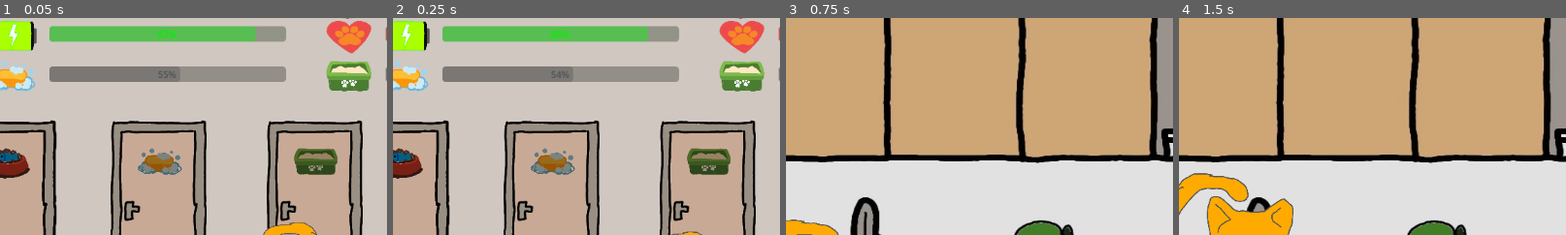
Above: before the commit, frames 1-4 (left to right).
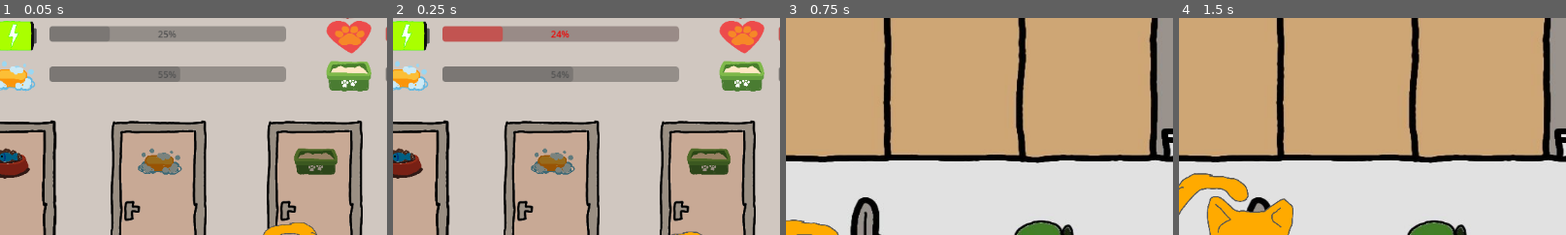
Above: after the commit, the same moments.

Repository: HipolitoThe3rd/Cat-Game
Game: Godot game, scene res://scenes/hub.tscn
Same seed, same stepped clock (60 frames per second), same inputs: the game is played once before the commit and once after it.
Inputs (mouse positions are % of the whole screen's width and height, from its top left):
- Up to frame 1 (0.05 s): no input
- Up to frame 2 (0.25 s): no input
- Up to frame 3 (0.75 s): click (10, 56) at 0.5 s
- Up to frame 4 (1.5 s): click (72, 65) at 1.25 s
The pictures show only the part of the screen within x 9-59%, y 13-63%; the shares and areas given below are measured in that part.

The runs differ from the first frame. In frame 1, 4.0% of the frame differs, in the area x 12-67%, y 3-12%; in frame 2, 4.0%; in frame 3, nothing differs; in frame 4, nothing differs.

Commit message:
bedtime activity finished

Diff:
--- a/scenes/bedroom.tscn
+++ b/scenes/bedroom.tscn
@@ -8,14 +8,12 @@
 [ext_resource type="Texture2D" uid="uid://c8n2rqd4shrwl" path="res://sprites/ui/standby.jpg" id="5_ns14s"]
 [ext_resource type="Texture2D" uid="uid://dvnrsybl5coty" path="res://sprites/cat_sleep_0.png" id="8_0wemr"]
 [ext_resource type="Script" uid="uid://cjecqjhdoduis" path="res://scripts/cat_bed.gd" id="10_wlwc7"]
+[ext_resource type="Texture2D" uid="uid://b8easxaj21soe" path="res://sprites/Cat_awoken.png" id="11_wlwc7"]
 [ext_resource type="Texture2D" uid="uid://ddv27frolbmg0" path="res://sprites/cat_sit_0.png" id="13_15if8"]
 [ext_resource type="Texture2D" uid="uid://6to1vlsubjjd" path="res://sprites/cat_sit_1_3.png" id="14_u3yip"]
 [ext_resource type="Texture2D" uid="uid://5wm387iif02c" path="res://sprites/cat_sit_2.png" id="15_pnsqg"]
-[ext_resource type="Texture2D" uid="uid://dfcposf80ql13" path="res://sprites/Cat_bath_move_0.png" id="16_3lri6"]
 [ext_resource type="Texture2D" uid="uid://cmhkury6urlbg" path="res://sprites/cat_sleep_1.png" id="16_u8wxw"]
-[ext_resource type="Texture2D" uid="uid://di4oycah3x3mn" path="res://sprites/Cat_bath_move_1.png" id="17_7uc5s"]
 [ext_resource type="Texture2D" uid="uid://cglsudmappw3w" path="res://sprites/cat_sleep_2.png" id="17_ls8op"]
-[ext_resource type="Texture2D" uid="uid://r3ne6bpbdtbw" path="res://sprites/cat_clothespin.png" id="18_3eg4m"]
 [ext_resource type="AudioStream" uid="uid://nessqm2ljwv2" path="res://sfx/meow_angry.wav" id="19_boshx"]
 [ext_resource type="AudioStream" uid="uid://dt067tneqp13v" path="res://sfx/meow_happy.mp3" id="20_iuwyb"]
 [ext_resource type="Texture2D" uid="uid://cpf0xt4tjp8vg" path="res://sprites/ui/IconBack.png" id="22_wltlc"]
@@ -36,7 +34,7 @@
 "times": PackedFloat32Array(0),
 "transitions": PackedFloat32Array(1),
 "update": 0,
-"values": [Vector2(0, 0)]
+"values": [Vector2(0, -200)]
 }
 tracks/1/type = "value"
 tracks/1/imported = false
@@ -51,23 +49,6 @@
 "values": [ExtResource("13_15if8"), ExtResource("14_u3yip"), ExtResource("15_pnsqg"), ExtResource("14_u3yip"), ExtResource("13_15if8")]
 }
 
-[sub_resource type="Animation" id="Animation_v7xm0"]
-resource_name = "move"
-length = 0.5
-loop_mode = 1
-tracks/0/type = "value"
-tracks/0/imported = false
-tracks/0/enabled = true
-tracks/0/path = NodePath(".:texture")
-tracks/0/interp = 1
-tracks/0/loop_wrap = true
-tracks/0/keys = {
-"times": PackedFloat32Array(0, 0.25),
-"transitions": PackedFloat32Array(1, 1),
-"update": 1,
-"values": [ExtResource("16_3lri6"), ExtResource("17_7uc5s")]
-}
-
 [sub_resource type="Animation" id="Animation_i4q2v"]
 resource_name = "rested"
 loop_mode = 1
@@ -81,7 +62,7 @@
 "times": PackedFloat32Array(0),
 "transitions": PackedFloat32Array(1),
 "update": 0,
-"values": [Vector2(0, 0)]
+"values": [Vector2(0, -200)]
 }
 tracks/1/type = "value"
 tracks/1/imported = false
@@ -137,7 +118,7 @@
 "times": PackedFloat32Array(0),
 "transitions": PackedFloat32Array(1),
 "update": 1,
-"values": [ExtResource("18_3eg4m")]
+"values": [ExtResource("11_wlwc7")]
 }
 tracks/1/type = "value"
 tracks/1/imported = false
@@ -149,7 +130,7 @@
 "times": PackedFloat32Array(0),
 "transitions": PackedFloat32Array(1),
 "update": 0,
-"values": [Vector2(0, -48.3)]
+"values": [Vector2(0, -200)]
 }
 tracks/2/type = "value"
 tracks/2/imported = false
@@ -176,10 +157,25 @@
 "values": [true]
 }
 
+[sub_resource type="Animation" id="Animation_0wemr"]
+length = 0.001
+tracks/0/type = "value"
+tracks/0/imported = false
+tracks/0/enabled = true
+tracks/0/path = NodePath(".:offset")
+tracks/0/interp = 1
+tracks/0/loop_wrap = true
+tracks/0/keys = {
+"times": PackedFloat32Array(0),
+"transitions": PackedFloat32Array(1),
+"update": 0,
+"values": [Vector2(0, 0)]
+}
+
 [sub_resource type="AnimationLibrary" id="AnimationLibrary_v7xm0"]
 _data = {
+&"RESET": SubResource("Animation_0wemr"),
 &"idle_half-speed": SubResource("Animation_e7iwj"),
-&"move": SubResource("Animation_v7xm0"),
 &"rested": SubResource("Animation_i4q2v"),
 &"sleep": SubResource("Animation_qw8ek"),
 &"upset": SubResource("Animation_idygx")
--- a/scripts/global.gd
+++ b/scripts/global.gd
@@ -27,7 +27,7 @@
 
 # Cat mood contributors
 var hunger = 5 # 0 to 100, affects mood and behavior, default 30
-var energy = 87 # 0 to 100, decreases with activity, default 80
+var energy = 25 # 0 to 100, decreases with activity, default 80
 var cleanliness = 55 # 0 to 100, decreases over time, affects mood, default 95
 var entertainment = 75 # 0 to 100, boredom level; too low means bored, default 50
 var affection = 15 # 0 to 100, needs player interaction to increase, default 40
Not shown: 1 places in scenes/bedroom.tscn that only renumber resources
Binary file added: sprites/Cat_awoken.png
Not shown, added: sprites/Cat_awoken.png.import
